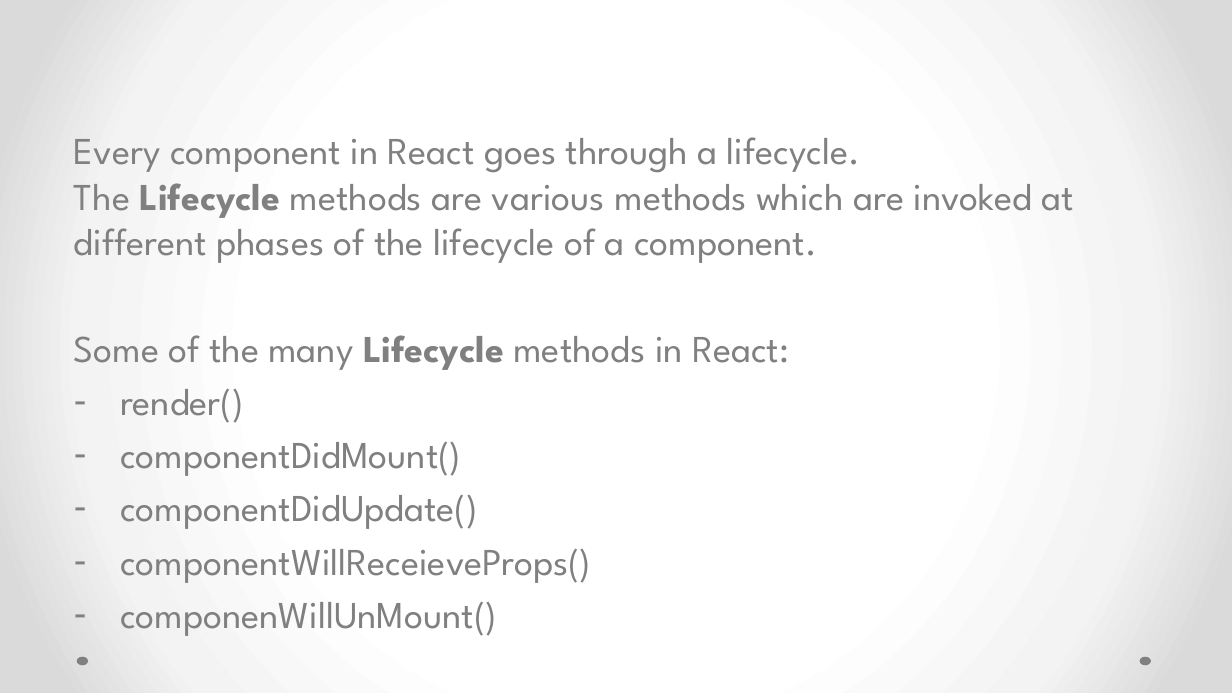
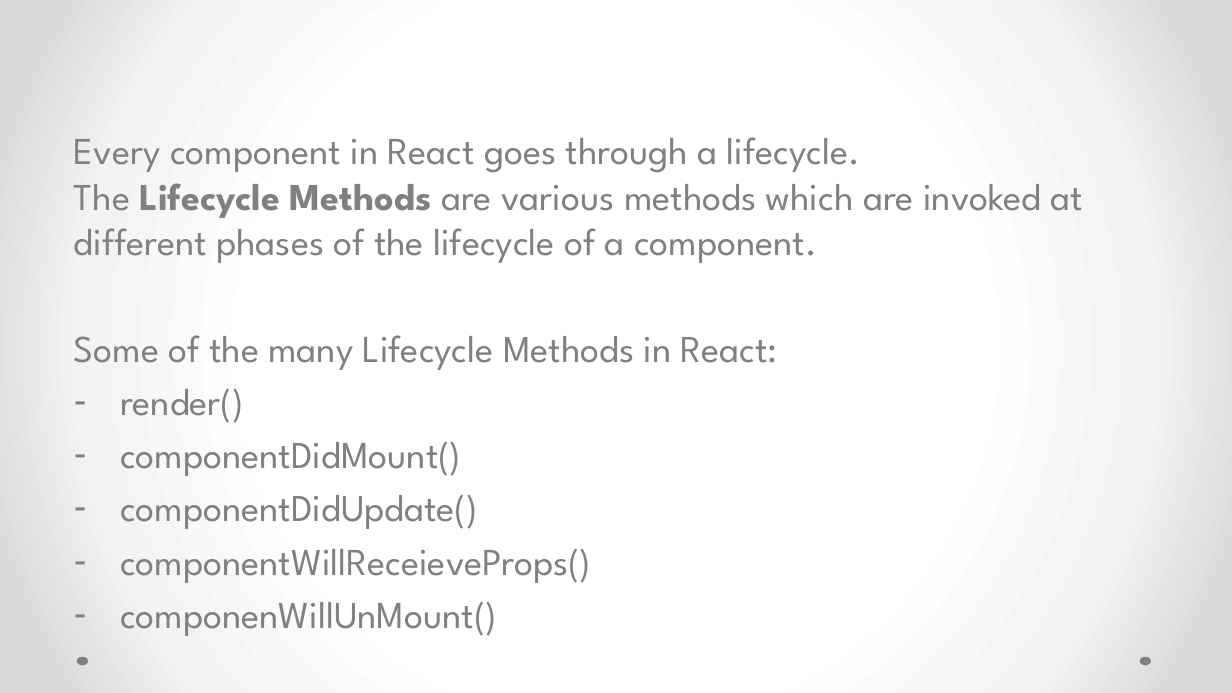
Before and after one commit to MirzaLeka/ReactLab, a slide deck: slide 42 of React js AP LAB.pptx. Drawn at 1232x693 pixels with LibreOffice and Linux fonts; fonts in the diff are those of the drawing. Boxes give left, top, right and bottom in pixels: in the first picture for what was removed or moved away, otherwise in the second. Text is boxed around its words. In the diff, an @@ line names an element or a change of style, - is before the commit and + after.

```diff
--- a/React js AP LAB.pptx
+++ b/React js AP LAB.pptx
@@ text at box(74, 137, 1083, 370): text changed @@
-Every component in React goes through a lifecycle.
-The Lifecycle methods are various methods which are invoked at different phases of the lifecycle of a component.
-Some of the many Lifecycle methods in React:
+Every component in React goes through a lifecycle.
+The Lifecycle Methods are various methods which are invoked at different phases of the lifecycle of a component.
+Some of the many Lifecycle Methods in React:
```
Also in this commit, not shown: 16 other slides changed, 2 other files.
